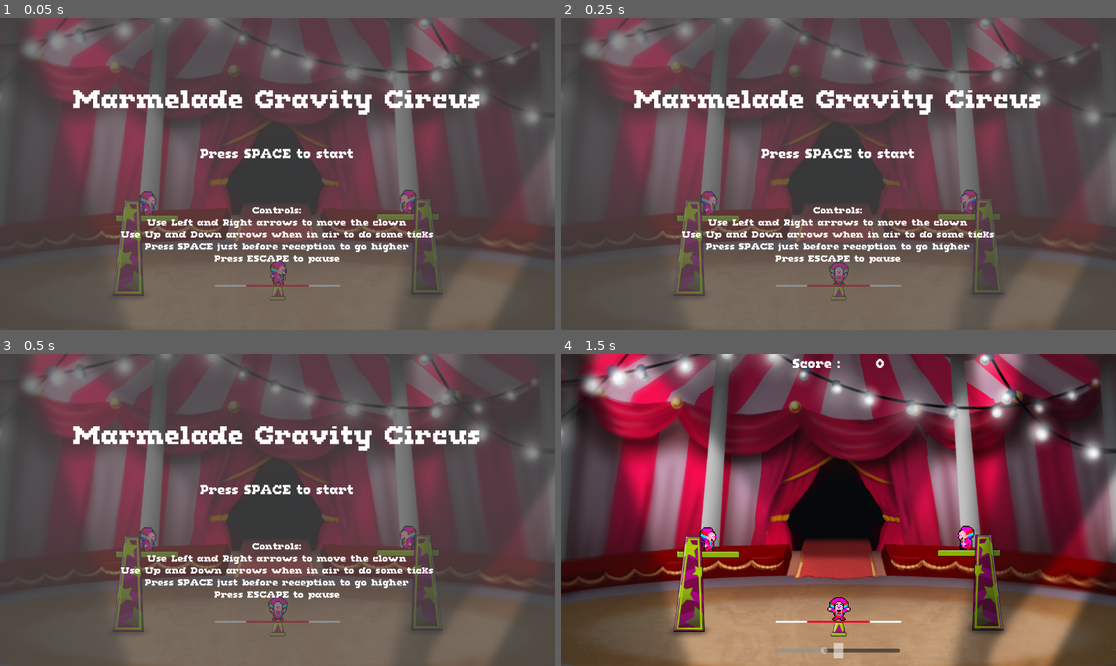
Above: before the commit, frames 1-4 (two rows, left to right).
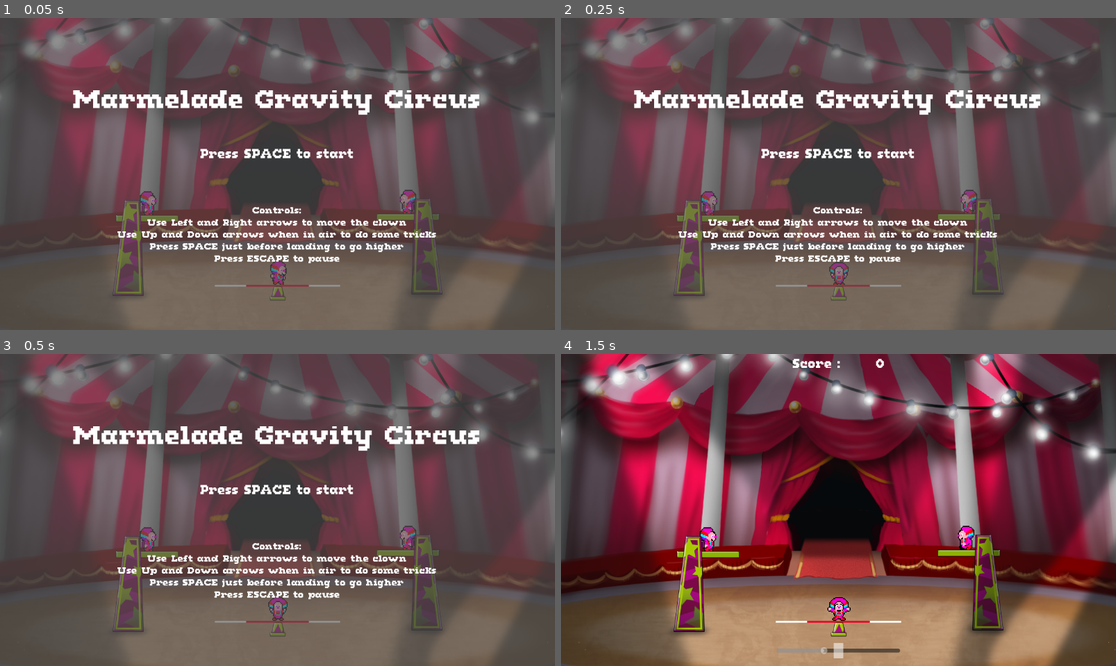
Above: after the commit, the same moments.

Repository: JonqsGames/CircusMarmelade
Game: Godot game, scene res://game.tscn
Two runs of this game, one before a commit and one after it. Both use one fixed random seed, a clock stepped at 60 frames per second and the inputs below.
Inputs:
- Up to frame 1 (0.05 s): no input
- Up to frame 2 (0.25 s): no input
- Up to frame 3 (0.5 s): no input
- Up to frame 4 (1.5 s): tap Space (action) at 0.5, 0.6, 1.25 s; hold Right (right) 0.53-1.28 s; hold Left (left) from 1.28 s (still down); tap Down (rotate_negative) at 1.35 s

The runs differ from the first frame. In frame 1, 1.3% of the frame differs, in the area x 21-79%, y 68-76%; in frame 2, 1.3%; in frame 3, 1.3%; in frame 4, nothing differs.

Commit message:
Fix typos in menu

Diff:
--- a/game.tscn
+++ b/game.tscn
@@ -425,8 +425,8 @@
 text = "[center]
 Controls:
 Use Left and Right arrows to move the clown
-Use Up and Down arrows when in air to do some ticks
-Press SPACE just before reception to go higher
+Use Up and Down arrows when in air to do some tricks
+Press SPACE just before landing to go higher
 Press ESCAPE to pause
 [/center]"
 fit_content = true
Not shown, changed: docs/index.pck
